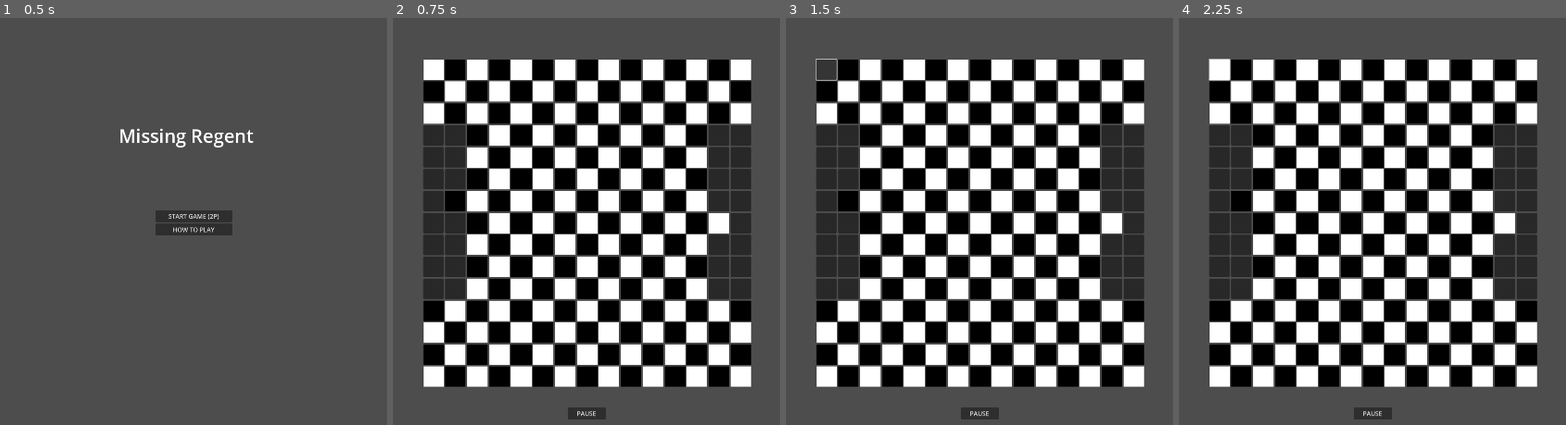
Above: before the commit, frames 1-4 (left to right).
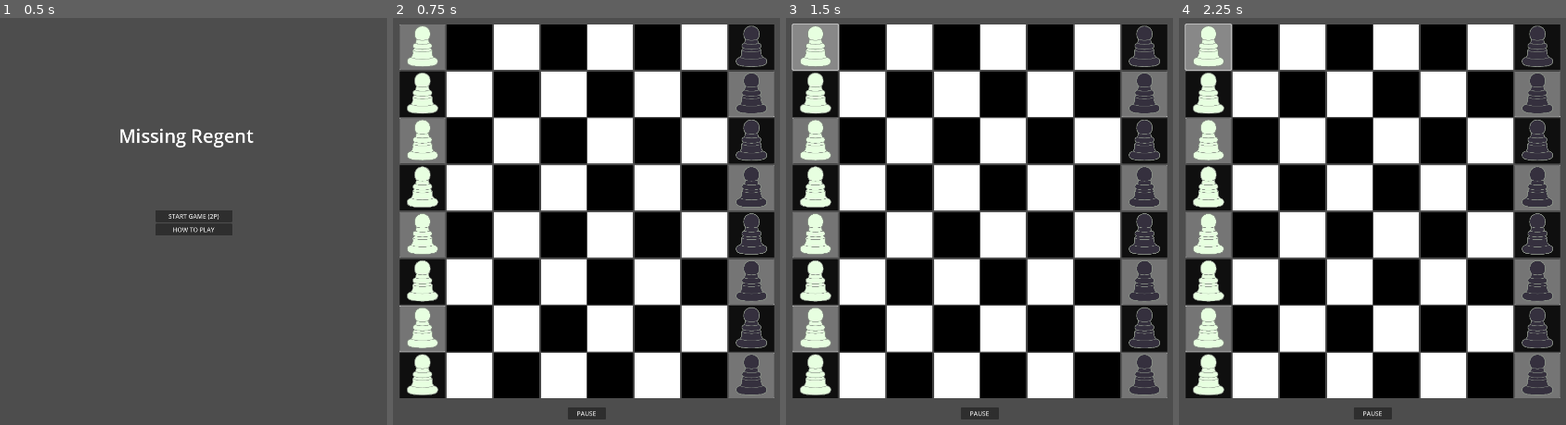
Above: after the commit, the same moments.

Repository: Aeyil/incomplete-jam-game
Game: Godot game, scene res://main_menu/main_menu.tscn
Same seed, same stepped clock (60 frames per second), same inputs: the game is played once before the commit and once after it.
Inputs (mouse positions are in pixels of both pictures, inside the frame that each line leads up to):
- Up to frame 1 (0.5 s): no input
- Up to frame 2 (0.75 s): click "START GAME (2P)" at 0.5 s
- Up to frame 3 (1.5 s): click (824, 70) at 1.27 s
- Up to frame 4 (2.25 s): click (1209, 46) at 2.02 s

Frame 1 is identical in both runs. In frame 2, 64% of the frame differs, in the area x 1-99%, y 1-94%; in frame 3, 64%; in frame 4, 64%.

Commit message:
some work on game logic

Diff:
--- a/board/cell.gd
+++ b/board/cell.gd
@@ -1,14 +1,18 @@
 extends Panel
 
 class_name Cell
-
-signal cell_chosen(cell_number: int)
 
 @export var cell_button : Button
 
 var current_piece : Piece
 var cell_number : int = 0
 var cell_type : Enum.CELLTYPE
+
+var is_possibly_interactable : bool
+
+func _ready():
+	SignalHub.piece_died.connect(on_piece_died)
+	SignalHub.piece_unselected.connect(on_piece_unselected)
 
 func set_color(color : Color, type : Enum.CELLTYPE):
 	cell_type = type
@@ -22,8 +26,11 @@
 
 
 func set_interactable(is_interactable : bool):
-		cell_button.disabled = !is_interactable || current_piece == null
-		if is_interactable:
+	is_possibly_interactable = is_interactable
+
+
+func update_interaction():
+		if is_possibly_interactable and current_piece == null:
 			show_interaction_overlay()
 		else:
 			hide_interation_overlay()
@@ -32,6 +39,7 @@
 func move_piece(piece: Piece):
 	current_piece = piece
 	set_interactable(false)
+	add_child(current_piece)
 
 
 func show_interaction_overlay():
@@ -52,4 +60,15 @@
 
 
 func _on_interactable_button_pressed():
-	cell_chosen.emit(cell_number)
+	SignalHub.cell_chosen.emit(cell_number)
+
+
+func on_piece_died(piece: Piece):
+	if current_piece == piece:
+		current_piece = null
+		update_interaction()
+
+
+func on_piece_unselected(piece : Piece):
+	is_possibly_interactable = false
+	update_interaction()
--- a/board/chess_board.gd
+++ b/board/chess_board.gd
@@ -29,6 +29,10 @@
 
 func _ready():
 	columns = cell_columns
+
+	SignalHub.piece_died.connect(on_piece_died)
+	SignalHub.piece_selected.connect(on_piece_selected)
+
 	fill_board_with_cells()
 	spawn_pieces()
 	add_pieces_to_board()
@@ -172,9 +176,12 @@
 			all_cells[queen_anchor_pos + right_offset - 1].move_piece(pieces_black[piece_index])
 
 
-func show_interaction_for_player(player : Enum.PLAYER, turn : Enum.TURN):
+func on_piece_died(piece: Piece):
+	if piece.owning_player == Enum.PLAYER.WHITE:
+		pieces_white.erase(piece)
+	else:
+		pieces_black.erase(piece)
+
+func on_piece_selected(piece: Piece):
+	# Set all posible destionations to be possibly interactable
 	pass
-
-
-func show_interaction_for_piece(piece : Piece):
-	pass
--- a/core/gameplay_manager.gd
+++ b/core/gameplay_manager.gd
@@ -11,19 +11,15 @@
 var selected_piece : Piece
 
 func _ready():
-	for cell in board.all_cells:
-		cell.cell_chosen.connect(on_cell_chosen)
-	for piece in board.pieces_white:
-		piece.piece_selected.connect(on_piece_selected)
-		piece.piece_unselected.connect(on_piece_unselected)
-	for piece in board.pieces_black:
-		piece.piece_selected.connect(on_piece_selected)
-		piece.piece_unselected.connect(on_piece_unselected)
+	SignalHub.cell_chosen.connect(on_cell_chosen)
+	SignalHub.piece_selected.connect(on_piece_selected)
+	SignalHub.piece_unselected.connect(on_piece_unselected)
 	start()
 
 
 func start():
-	board.show_interaction_for_player(current_player,current_turn)
+	SignalHub.turn_selection_phase.emit(current_player,current_turn)
+
 
 func on_cell_chosen(cell_number: int):
 	print(cell_number)
@@ -41,7 +37,7 @@
 	if selected_piece == piece:
 		print("Piece unselected")
 		selected_piece = null
-		board.show_interaction_for_player(current_player,current_turn)
+		SignalHub.turn_selection_phase.emit(current_player,current_turn)
 
 
 func _on_pause_button_pressed():
@@ -57,4 +53,4 @@
 		else:
 			current_player = Enum.PLAYER.WHITE
 		current_turn = Enum.TURN.ATTACK
-	board.show_interaction_for_player(current_player,current_turn)
+	SignalHub.turn_selection_phase.emit(current_player,current_turn)
--- a/core/gameplay_scene.tscn
+++ b/core/gameplay_scene.tscn
@@ -16,20 +16,18 @@
 
 [node name="Board" type="GridContainer" parent="."]
 layout_mode = 1
-anchors_preset = 8
+anchors_preset = 5
 anchor_left = 0.5
-anchor_top = 0.5
 anchor_right = 0.5
-anchor_bottom = 0.5
-offset_left = -400.0
-offset_top = -400.0
-offset_right = 400.0
-offset_bottom = 400.0
+offset_left = -475.0
+offset_top = 24.0
+offset_right = 475.0
+offset_bottom = 974.0
 grow_horizontal = 2
-grow_vertical = 2
 script = ExtResource("2_wvq6k")
-cell_columns = 15
-cell_rows = 15
+cell_columns = 8
+cell_rows = 8
+board_length = 950
 cell_object = ExtResource("3_0hpuc")
 
 [node name="PauseButton" type="Button" parent="."]
--- a/globals/signal_hub.gd
+++ b/globals/signal_hub.gd
@@ -2,3 +2,34 @@
 
 signal start_new_game()
 signal end_current_game()
+
+signal turn_selection_phase(player : Enum.PLAYER, turn: Enum.TURN)
+signal piece_selected(piece : Piece)
+signal piece_unselected(piece : Piece)
+signal cell_chosen(cell_number : int)
+signal piece_died(piece : Piece)
+
+
+func _ready():
+	turn_selection_phase.connect(on_turn_selection_phase)
+	piece_selected.connect(on_piece_selected)
+	piece_unselected.connect(on_piece_unselected)
+	cell_chosen.connect(on_cell_chosen)
+	piece_died.connect(on_piece_died)
+
+
+func on_turn_selection_phase(player : Enum.PLAYER, turn: Enum.TURN):
+	print("TURN_SELECTION_PHASE fired.")
+
+
+func on_piece_selected(piece : Piece):
+	print("PIECE_SELECTED fired.")
+
+func on_piece_unselected(piece : Piece):
+	print("PIECE_UNSELECTED fired.")
+
+func on_cell_chosen(cell_number : int):
+	print("CELL_CHOSEN fired.")
+
+func on_piece_died(piece : Piece):
+	print("PIECE_DIED fired.")
--- a/pieces/pawn.gd
+++ b/pieces/pawn.gd
@@ -1,3 +1,18 @@
 extends Piece
 
 class_name Pawn
+
+@export var white_texture : Texture
+@export var black_texture : Texture
+
+@export var texture : TextureRect
+
+func set_texture():
+	if owning_player == Enum.PLAYER.WHITE:
+		texture.texture = white_texture
+	else: if owning_player == Enum.PLAYER.BLACK:
+		texture.texture = black_texture
+
+
+func check_turn_applicability(turn: Enum.TURN):
+	return turn == Enum.TURN.PUSH
--- a/pieces/pawn.tscn
+++ b/pieces/pawn.tscn
@@ -1,8 +1,10 @@
-[gd_scene load_steps=2 format=3 uid="uid://datkab0bnrsvs"]
+[gd_scene load_steps=4 format=3 uid="uid://datkab0bnrsvs"]
 
 [ext_resource type="Script" uid="uid://vpv4fp2vqdv" path="res://pieces/pawn.gd" id="1_cuhp4"]
+[ext_resource type="Texture2D" uid="uid://dvs55ard58q33" path="res://assets/PawnWhite.png" id="2_u65h4"]
+[ext_resource type="Texture2D" uid="uid://bidp4fl6k0n8u" path="res://assets/PawnBlack.png" id="3_vbnim"]
 
-[node name="Pawn" type="Control"]
+[node name="Pawn" type="Control" node_paths=PackedStringArray("texture")]
 layout_mode = 3
 anchors_preset = 15
 anchor_right = 1.0
@@ -10,13 +12,26 @@
 grow_horizontal = 2
 grow_vertical = 2
 script = ExtResource("1_cuhp4")
+white_texture = ExtResource("2_u65h4")
+black_texture = ExtResource("3_vbnim")
+texture = NodePath("TextureRect")
 
 [node name="Button" type="Button" parent="."]
-layout_mode = 0
-offset_right = 8.0
-offset_bottom = 8.0
+layout_mode = 1
+anchors_preset = 15
+anchor_right = 1.0
+anchor_bottom = 1.0
+grow_horizontal = 2
+grow_vertical = 2
 
 [node name="TextureRect" type="TextureRect" parent="."]
-layout_mode = 0
-offset_right = 40.0
-offset_bottom = 40.0
+layout_mode = 1
+anchors_preset = 15
+anchor_right = 1.0
+anchor_bottom = 1.0
+grow_horizontal = 2
+grow_vertical = 2
+mouse_filter = 2
+expand_mode = 1
+
+[connection signal="pressed" from="Button" to="." method="_on_button_pressed"]
--- a/pieces/piece.gd
+++ b/pieces/piece.gd
@@ -6,6 +6,58 @@
 signal piece_unselected(piece: Piece)
 
 var owning_player : Enum.PLAYER
+var is_selected : bool = false
+var is_selectable : bool = false
+
+var health : float = 100.0
+var damage : float = 50.0
+
+func ready():
+	SignalHub.turn_selection_phase.connect(on_turn_selection_phase)
+	SignalHub.piece_selected.connect(on_piece_selected)
 
 func set_player(player : Enum.PLAYER):
 	owning_player = player
+	set_texture()
+
+
+func set_texture():
+	# overridden by the pieces
+	pass
+
+
+func set_selectable(is_selectable: bool):
+	is_selectable = is_selectable
+	# TODO: Enable some sort of visual indicator
+	pass
+
+
+func _on_button_pressed():
+	if is_selectable:
+		piece_selected.emit(self)
+	else: if is_selected:
+		piece_unselected.emit(self)
+
+func take_damage(damage: float):
+	health - damage
+	if health <= 0:
+		SignalHub.piece_died.emit(self)
+		queue_free()
+
+
+func on_piece_selected(piece: Piece):
+	if self == piece:
+		is_selected = true
+	else:
+		is_selectable = false
+
+func on_turn_selection_phase(player: Enum.PLAYER, turn: Enum.TURN):
+	if player == owning_player:
+		if check_turn_applicability(turn):
+			set_selectable(true)
+			return
+	set_selectable(false)
+
+func check_turn_applicability(turn: Enum.TURN):
+	# Should be overridden bei children
+	return false
--- a/pieces/rook.gd
+++ b/pieces/rook.gd
@@ -1,3 +1,20 @@
 extends Piece
 
 class_name Rook
+
+@export var white_texture : Texture
+@export var black_texture : Texture
+
+@export var texture : TextureRect
+
+func set_texture():
+	if owning_player == Enum.PLAYER.WHITE:
+		# texture.texture = white_texture
+		pass
+	else: if owning_player == Enum.PLAYER.BLACK:
+		# texture.texture = black_texture
+		pass
+
+
+func check_turn_applicability(turn: Enum.TURN):
+	return turn == Enum.TURN.ATTACK
Not shown, added: assets/PawnBlack.png.import
Not shown, added: assets/PawnWhite.png.import
